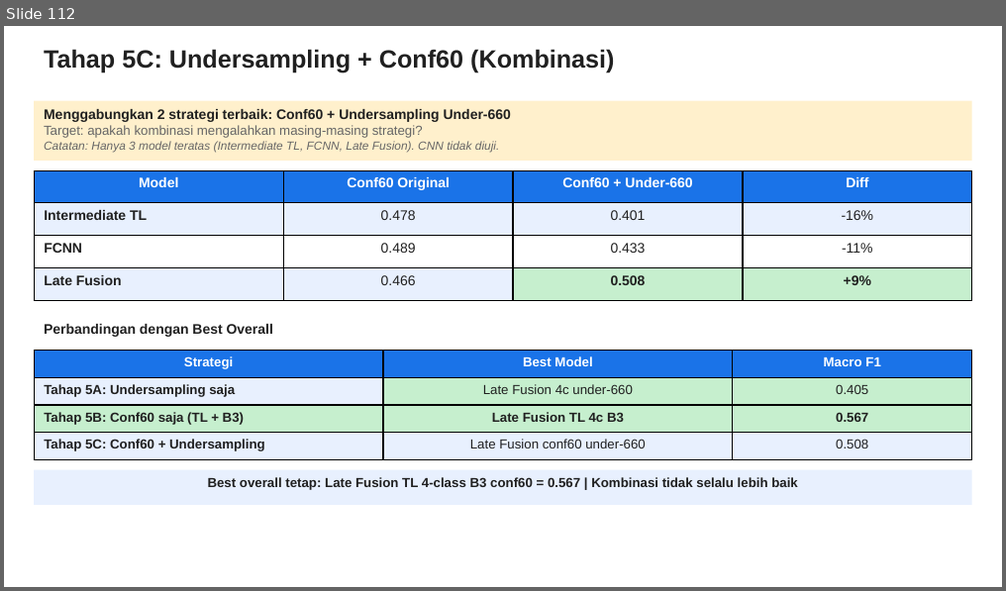
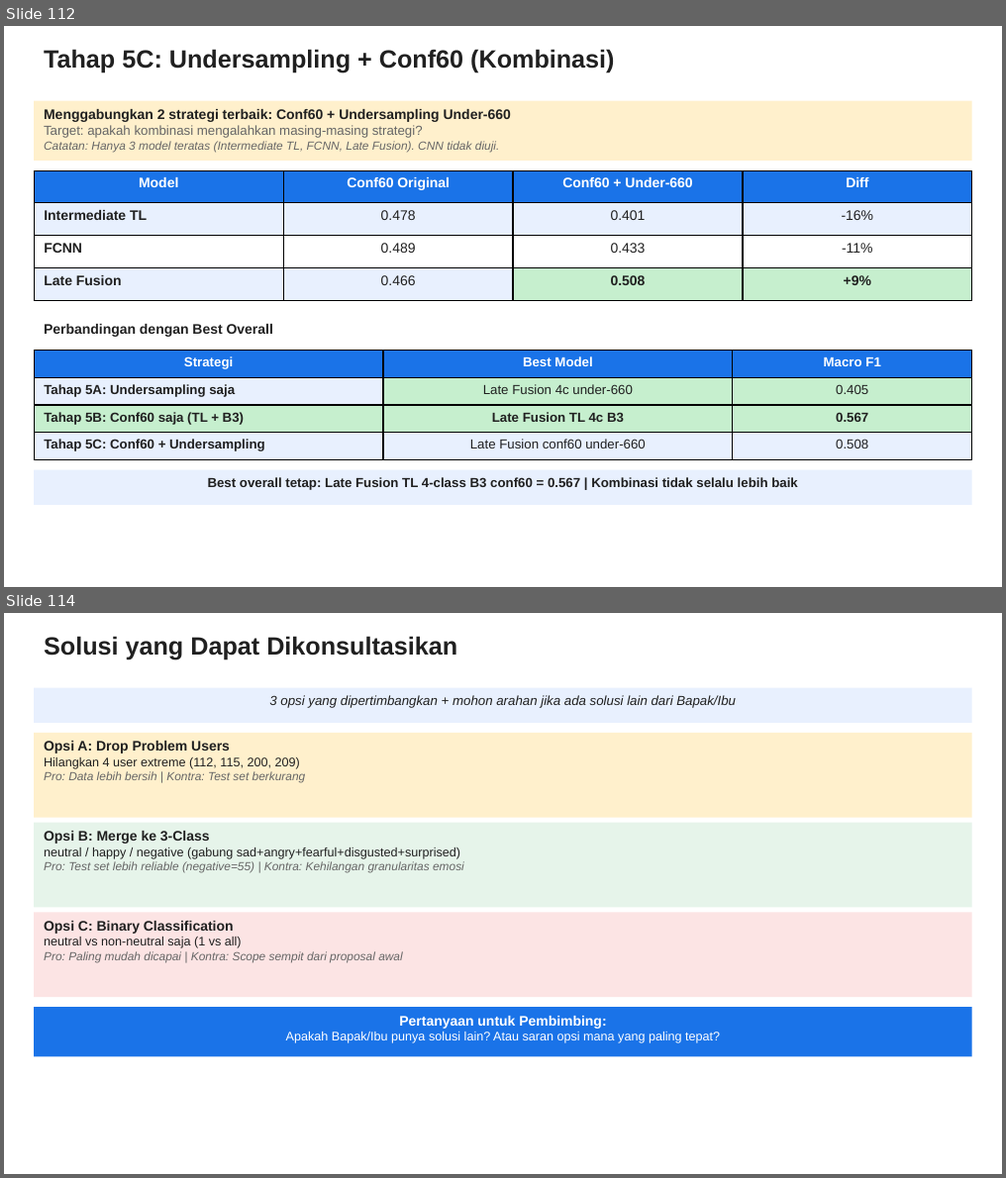
Before and after one commit to taufikhdyt01/MultimodalEmoLearn, a slide deck: docs/PPT Bimbingan.pptx. Shown one above the other, each under a label of ours: slide 112 before the commit, slides 112 and 114 after it; the slides between them are not shown. The pictures are 1006x591 and 1006x1178 pixels, drawn with LibreOffice and Linux fonts; fonts in the diff are those of the drawing. Boxes give left, top, right and bottom in pixels: in the first picture for what was removed or moved away, otherwise in the second. Text is boxed around its words. In the diff, an @@ line names an element or a change of style, - is before the commit and + after.

```diff
--- a/docs/PPT Bimbingan.pptx
+++ b/docs/PPT Bimbingan.pptx
@@ slide 114 added at <box>4,613,1002,1174</box>, background #FFFFFF @@
@@ text added at <box>44,636,457,660</box>, 18 pt, text #202020, bold @@
+Solusi yang Dapat Dikonsultasikan
@@ rectangle added at <box>34,688,972,723</box>, fill #E8F0FE, 9.5 pt, text #202020, italic @@
+3 opsi yang dipertimbangkan + mohon arahan jika ada solusi lain dari Bapak/Ibu
@@ rectangle added at <box>34,733,972,818</box>, fill #FFF0CC, 8.5 pt, text #202020 @@
+Opsi A: Drop Problem Users
+Hilangkan 4 user extreme (112, 115, 200, 209)
+Pro: Data lebih bersih | Kontra: Test set berkurang
@@ rectangle added at <box>34,823,972,907</box>, fill #E6F4EA, 8.5 pt, text #202020 @@
+Opsi B: Merge ke 3-Class
+neutral / happy / negative (gabung sad+angry+fearful+disgusted+surprised)
+Pro: Test set lebih reliable (negative=55) | Kontra: Kehilangan granularitas emosi
@@ rectangle added at <box>34,912,972,997</box>, fill #FCE4E4, 8.5 pt, text #202020 @@
+Opsi C: Binary Classification
+neutral vs non-neutral saja (1 vs all)
+Pro: Paling mudah dicapai | Kontra: Scope sempit dari proposal awal
@@ rectangle added at <box>34,1007,972,1058</box>, fill #1A73E8, 9 pt, text #FFFFFF @@
+Pertanyaan untuk Pembimbing:
+Apakah Bapak/Ibu punya solusi lain? Atau saran opsi mana yang paling tepat?
```
Also in this commit, not shown: 1 other slide added, 12 other files.
